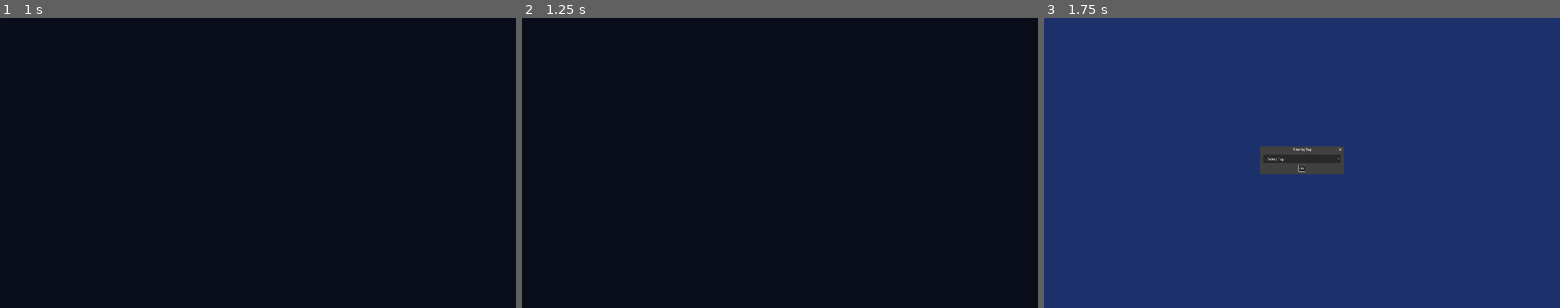
Above: before the commit, frames 1-3 (left to right).
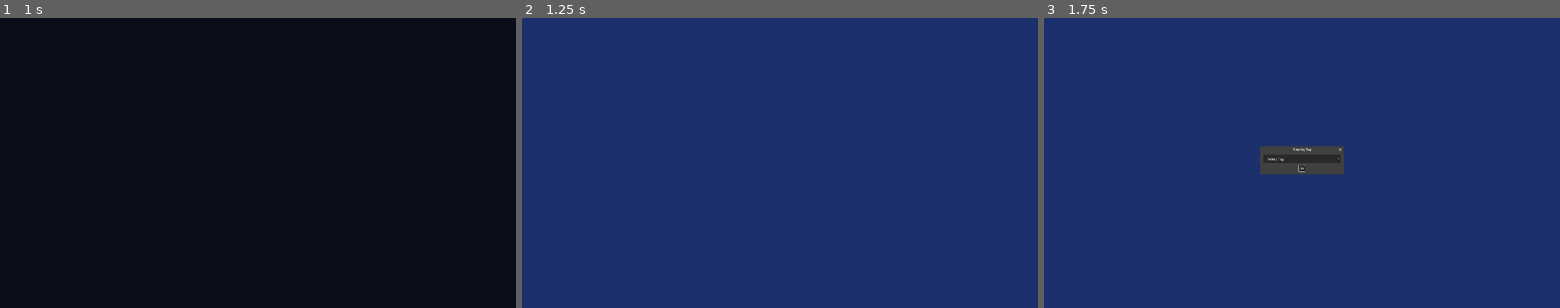
Above: after the commit, the same moments.

Repository: digitalghost404/obsidian-nexus
Game: Godot game, scene res://main.tscn
The game is run twice, just before and just after one commit, with the same random seed, the same clock (stepped at 60 frames per second) and the same inputs.
Inputs (mouse positions are in pixels of both pictures, inside the frame that each line leads up to):
- Up to frame 1 (1 s): tap Enter at 0.5 s; move the mouse to (371, 148) at 0.52 s; hold D from 0.53 s (still down); tap Space at 0.6, 0.77 s; click (371, 148) at 0.67 s
- Up to frame 2 (1.25 s): keep holding D; tap Space at 1.07 s
- Up to frame 3 (1.75 s): move the mouse to (1198, 177) at 1.27 s; release D at 1.28 s; hold S from 1.28 s (still down); tap T at 1.35 s; click (1198, 177) at 1.42 s; tap Space at 1.52, 1.55 s

Frame 1 is identical in both runs. In frame 2, 100% of the frame differs, in the area x 0-100%, y 0-100%; in frame 3, nothing differs.

Commit message:
fix: replace broken shader transition with reliable fade-to-black, prevent double transitions

Diff:
--- a/autoloads/layer_manager.gd
+++ b/autoloads/layer_manager.gd
@@ -6,7 +6,7 @@
 var current_scene: Node3D = null
 var current_camera: Node = null
 var _transition_overlay: ColorRect
-var _transition_material: ShaderMaterial
+var _is_transitioning: bool = false
 
 signal layer_changed(new_layer: Layer)
 signal transition_started()
@@ -29,11 +29,9 @@
 	canvas.layer = 10
 	_transition_overlay = ColorRect.new()
 	_transition_overlay.anchors_preset = Control.PRESET_FULL_RECT
+	_transition_overlay.color = Color(0.0, 0.0, 0.02, 1.0)
 	_transition_overlay.visible = false
-	var shader = load("res://shaders/layer_shift.gdshader")
-	_transition_material = ShaderMaterial.new()
-	_transition_material.shader = shader
-	_transition_overlay.material = _transition_material
+	_transition_overlay.mouse_filter = Control.MOUSE_FILTER_IGNORE
 	canvas.add_child(_transition_overlay)
 	add_child(canvas)
 
@@ -47,13 +45,8 @@
 		push_error("LayerManager: Failed to instantiate scene %s" % SCENES[layer])
 		return
 
-	# Set corridor note BEFORE adding to tree (so _ready can use it)
 	if layer == Layer.CORRIDOR and context.has("note_id"):
-		if scene_instance.has_method("build_corridor"):
-			# Set the var directly — script is attached
-			scene_instance.set("current_note_id", context["note_id"])
-		else:
-			push_error("LayerManager: Corridor scene has no build_corridor method — script may have failed to load")
+		scene_instance.set("current_note_id", context["note_id"])
 
 	var cam_res = load(CAMERAS[layer])
 	var cam_instance = cam_res.instantiate()
@@ -74,37 +67,51 @@
 	current_scene = scene_instance
 	current_camera = cam_instance
 	current_layer = layer
+	print("LayerManager: loaded %s" % Layer.keys()[layer])
 	layer_changed.emit(layer)
 
 func transition_to(target_layer: Layer, context: Dictionary = {}) -> void:
+	if _is_transitioning:
+		return
+	_is_transitioning = true
 	transition_started.emit()
 
+	# Fade to black
+	_transition_overlay.color = Color(0, 0, 0.02, 0)
 	_transition_overlay.visible = true
 	var tween := create_tween()
-	tween.tween_method(func(v): _transition_material.set_shader_parameter("progress", v), 0.0, 1.0, 0.75)
+	tween.tween_property(_transition_overlay, "color:a", 1.0, 0.4)
 	await tween.finished
 
+	# Swap scenes
 	if current_scene:
 		current_scene.queue_free()
 	if current_camera:
 		current_camera.queue_free()
 
 	await get_tree().process_frame
+	await get_tree().process_frame
 
 	load_layer(target_layer, context)
 
+	# Wait for scene to initialize
+	await get_tree().process_frame
+
+	# Fade from black
 	var tween2 := create_tween()
-	tween2.tween_method(func(v): _transition_material.set_shader_parameter("progress", v), 1.0, 0.0, 0.75)
+	tween2.tween_property(_transition_overlay, "color:a", 0.0, 0.6)
 	await tween2.finished
 	_transition_overlay.visible = false
 
+	_is_transitioning = false
 	transition_completed.emit()
 
 func _unhandled_input(event: InputEvent) -> void:
+	if _is_transitioning:
+		return
 	if event is InputEventKey and event.pressed:
 		if event.keycode == KEY_SPACE:
 			if current_layer == Layer.CORRIDOR:
-				var ctx := {"camera_position": Vector3(60, 2, 60)}
-				transition_to(Layer.CITY, ctx)
+				transition_to(Layer.CITY, {"camera_position": Vector3(60, 2, 60)})
 			elif current_layer == Layer.CITY:
 				transition_to(Layer.GRAPH)
